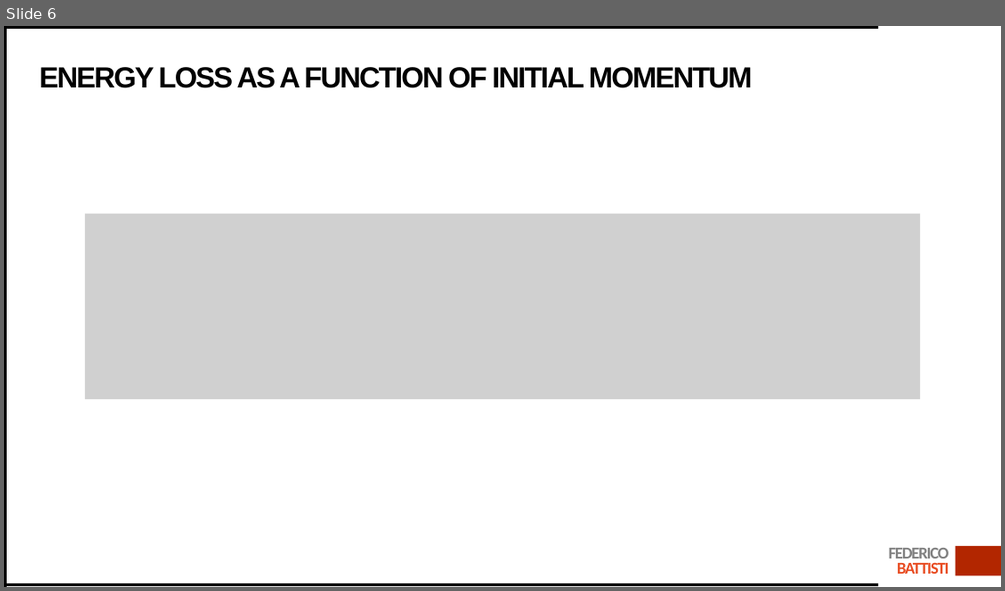
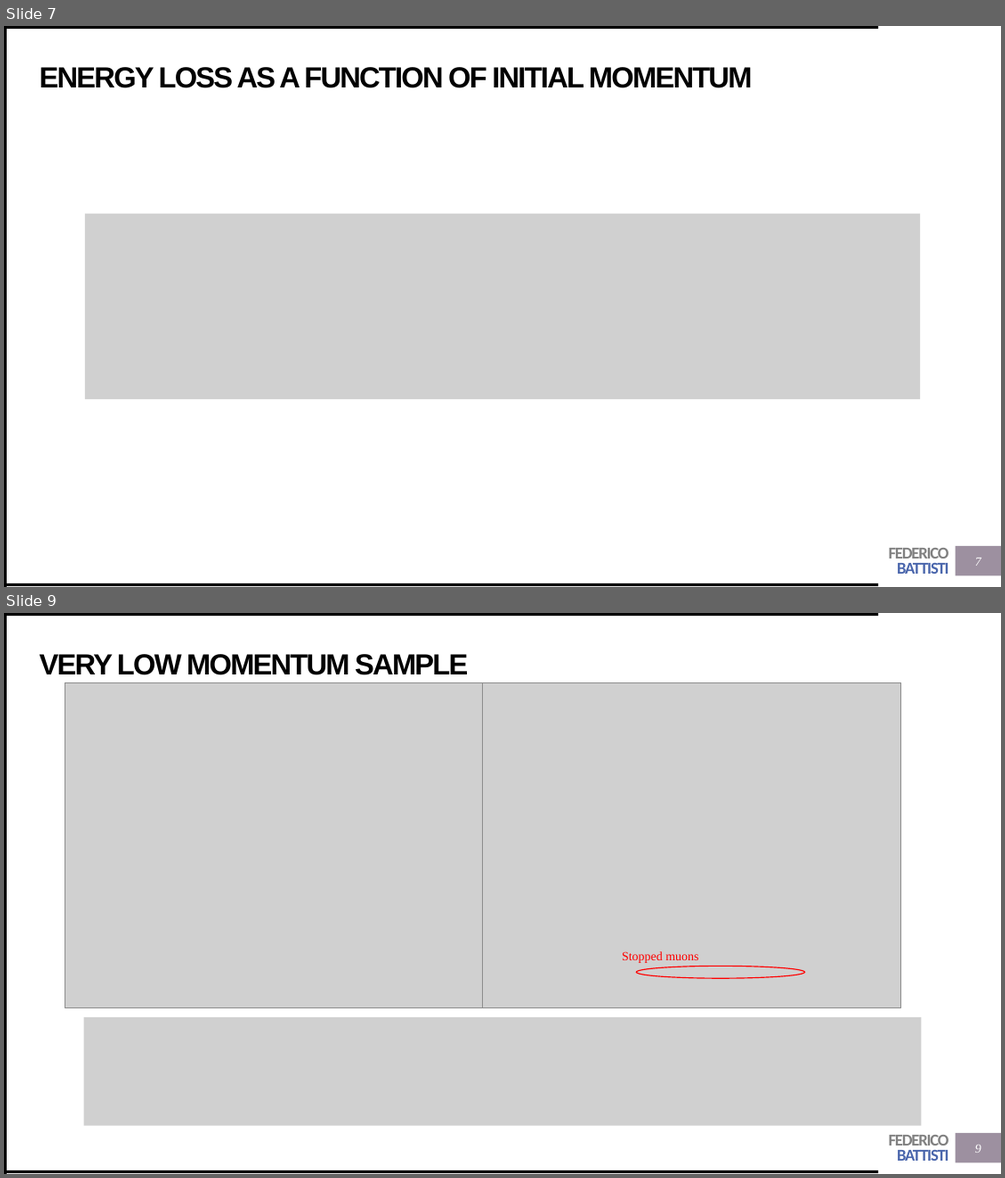
Before and after one commit to Trenchcoat95/OxfordCode, a slide deck: DUNE first presentation.pptx. Shown one above the other, each under a label of ours: slide 6 before the commit, slides 7 and 9 after it; the slides between them are not shown. The pictures are 1005x591 and 1005x1178 pixels, drawn with LibreOffice and Linux fonts; fonts in the diff are those of the drawing; grey boxes stand for pictures. Boxes give left, top, right and bottom in pixels: in the first picture for what was removed or moved away, otherwise in the second. Text is boxed around its words. In the diff, an @@ line names an element or a change of style, - is before the commit and + after.

```diff
--- a/DUNE first presentation.pptx
+++ b/DUNE first presentation.pptx
@@ slide 9 added at (4, 613, 1001, 1174), background #FFFFFF; not listed: 5 template elements that a slide beside it also shows @@
@@ title added at (40, 654, 468, 675), 28 pt, text #000000, bold @@
+VERY LOW MOMENTUM SAMPLE
@@ picture added at (65, 682, 484, 1007) @@
@@ picture added at (482, 682, 900, 1007) @@
@@ text added at (622, 951, 698, 963), 12 pt, text #FF0000 @@
+Stopped muons
@@ ellipse added at (637, 966, 805, 979), outline #FF0000 1 pt @@
@@ picture added at (84, 1018, 922, 1126) @@
@@ page number added at (975, 1144, 981, 1152), 12 pt, text #FFFFFF, italic @@
+9
@@ what was slide 6 is now slide 7 @@
@@ slide 7 changed as well @@
@@ text "FEDERICO BATTISTI" at (889, 548, 949, 573): text colour #E84C22 to #4A66AC in "BATTISTI" @@
@@ rectangle at (955, 546, 1001, 576): fill #B22600 to #9D90A0 @@
@@ page number added at (975, 557, 981, 565), 12 pt, text #FFFFFF, italic @@
+7
```
Also in this commit, not shown: 16 other slides changed, 3 other slides added, 8 other files.
